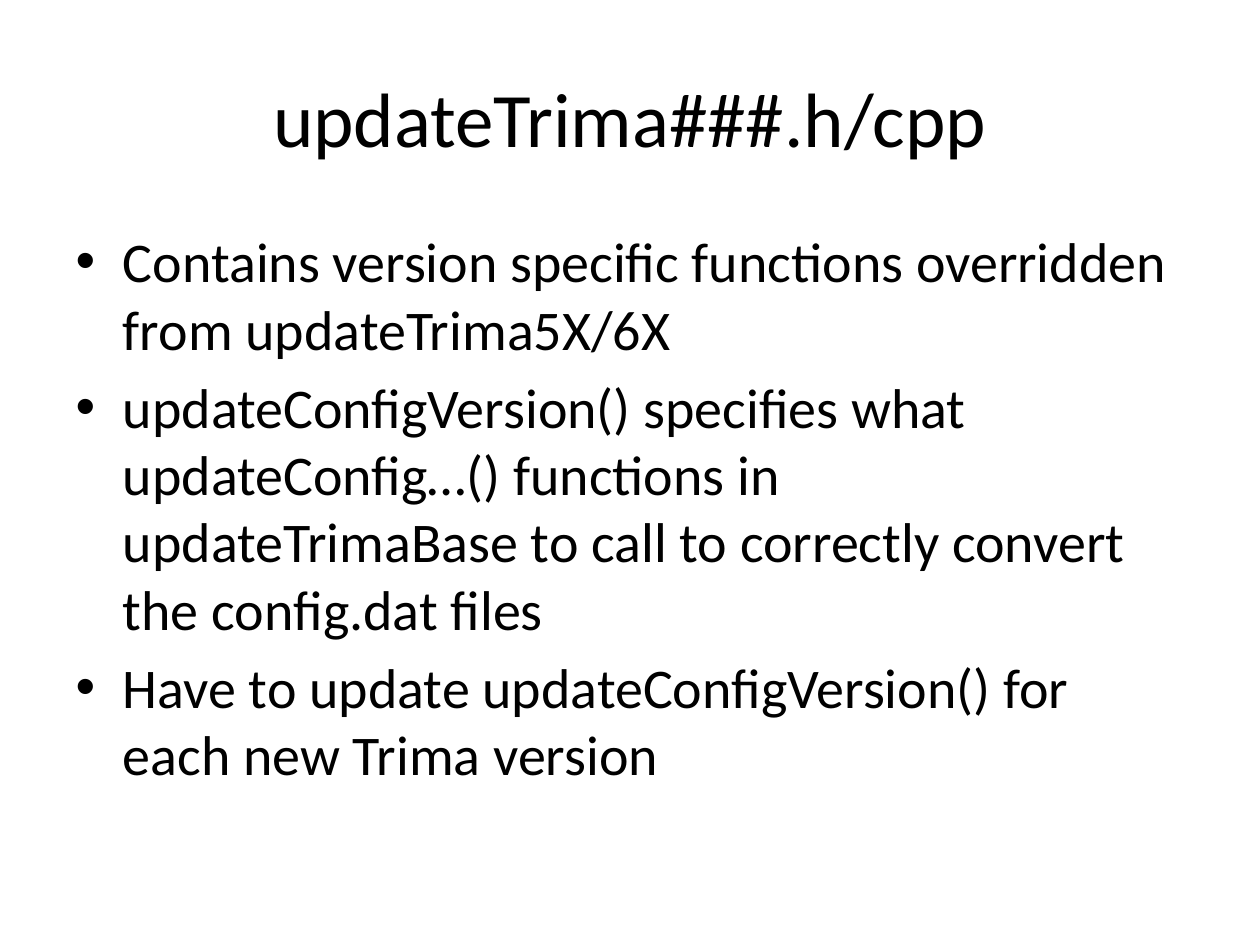
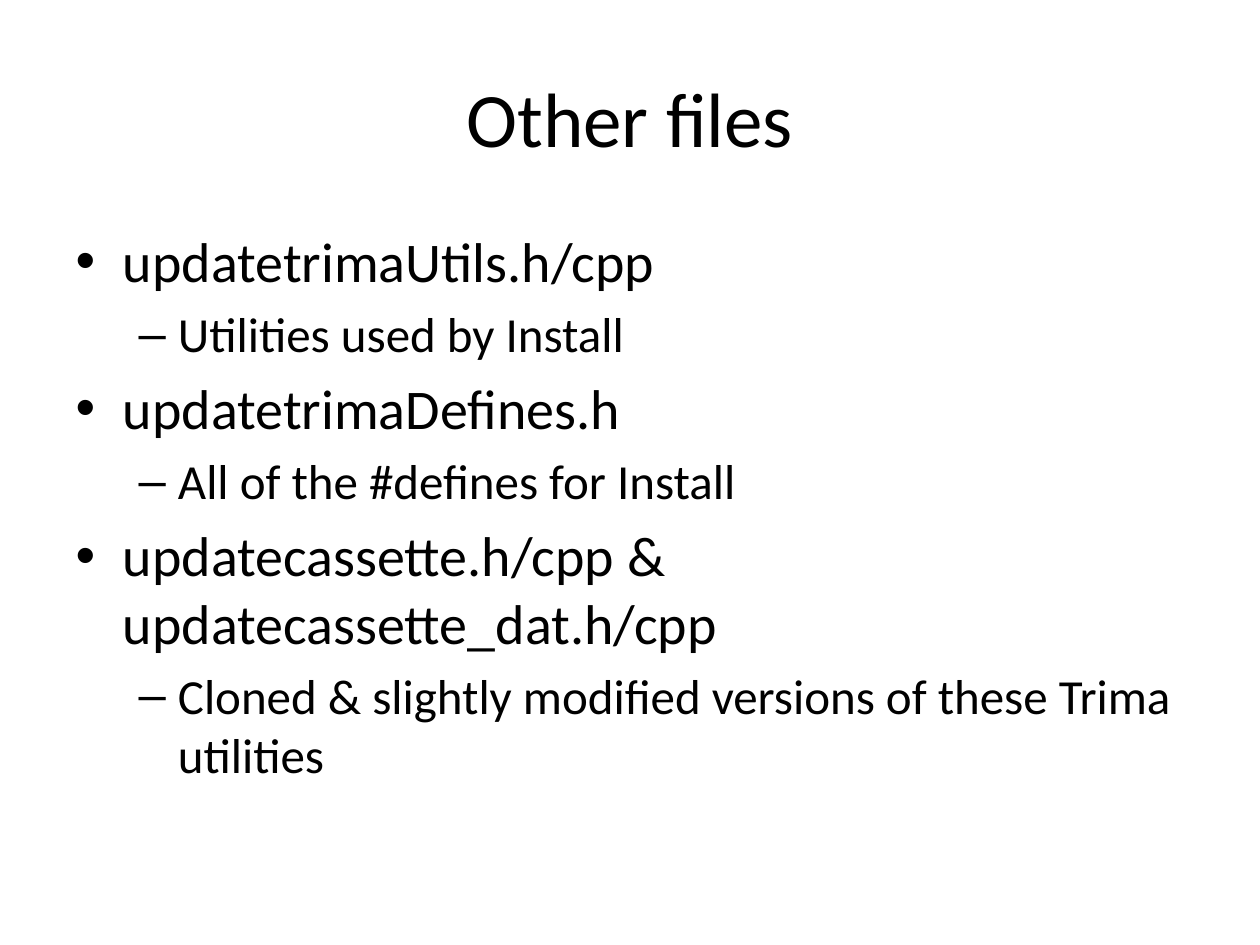
Before and after one commit to ebadusb/Install, a slide deck: slide 7 of Trima Install Scripts.pptx (slide 6 before the commit). Drawn at 1260x945 pixels with LibreOffice and Linux fonts; fonts in the diff are those of the drawing. Boxes give left, top, right and bottom in pixels: in the first picture for what was removed or moved away, otherwise in the second. Text is boxed around its words. In the diff, an @@ line names an element or a change of style, - is before the commit and + after.

Commit message:
Updated for new Install architecture.
[git-p4: depot-paths = "//depot/main/embedded/Trima/Install/": change = 56884]

```diff
--- a/Trima Install Scripts.pptx
+++ b/Trima Install Scripts.pptx
@@ background #D2D2D2 to #FFFFFF @@
@@ title at (x1=466, y1=93, x2=793, y2=148): text changed @@
-updateTrima###.h/cpp
+Other files
@@ text at (x1=123, y1=243, x2=1171, y2=774): text changed; size 32 to 28 pt @@
-• Contains version specific functions overridden from updateTrima5X/6X
-• updateConfigVersion() specifies what updateConfig…() functions in updateTrimaBase to call to correctly convert the config.dat files
-• Have to update updateConfigVersion() for each new Trima version
+• updatetrimaUtils.h/cpp
+  – Utilities used by Install
+• updatetrimaDefines.h
+  – All of the #defines for Install
+• updatecassette.h/cpp & updatecassette_dat.h/cpp
+  – Cloned & slightly modified versions of these Trima utilities
```
Also in this commit, not shown: 8 other slides changed, 3 slides removed.
